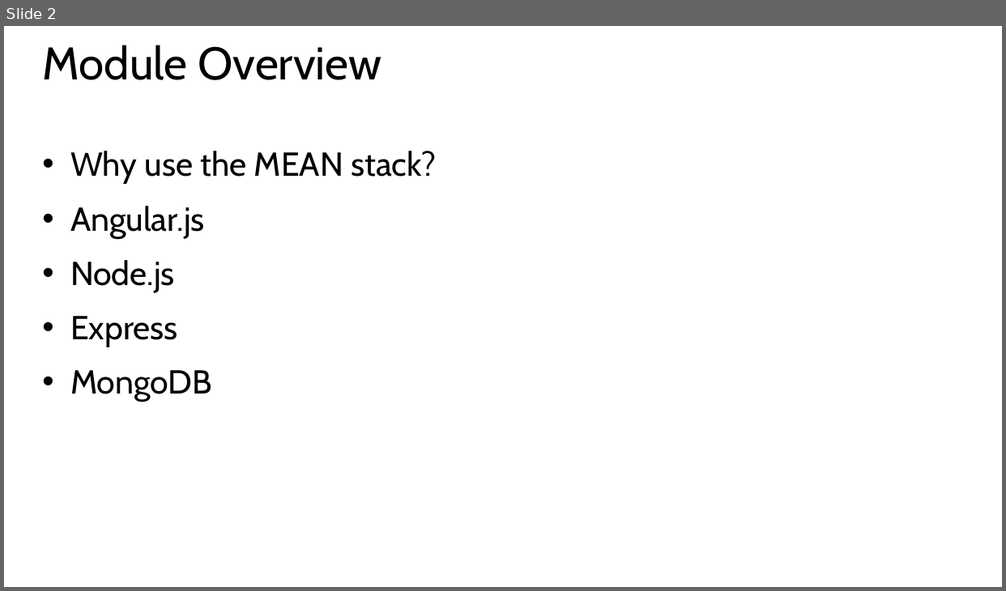
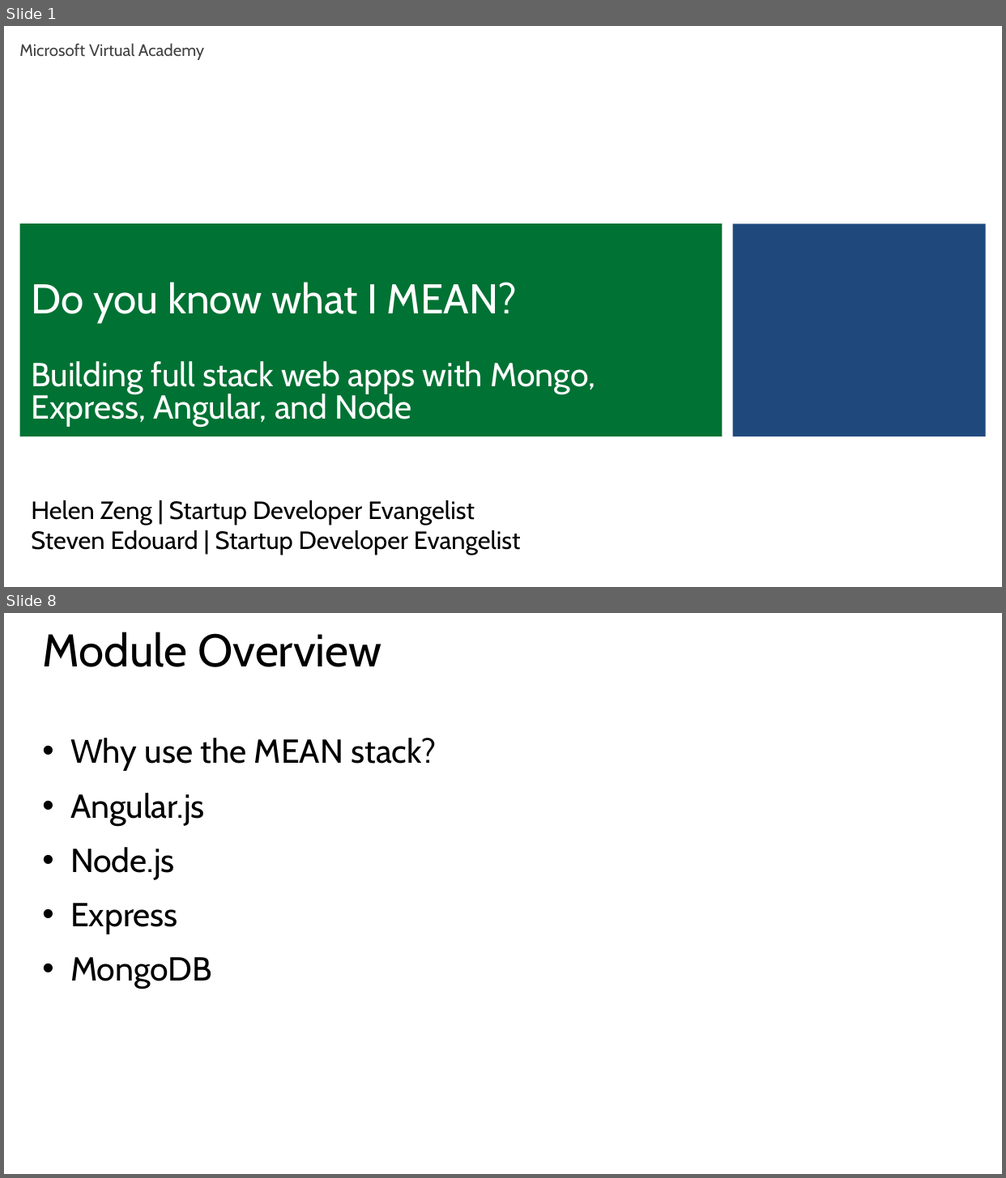
Before and after one commit to hwz/chirp, a slide deck: slides/module1.pptx. Shown one above the other, each under a label of ours: slide 2 before the commit, slides 1 and 8 after it; the slides between them are not shown. The pictures are 1006x591 and 1006x1178 pixels, drawn with LibreOffice and Linux fonts; fonts in the diff are those of the drawing; background and template pictures are left out. Boxes give left, top, right and bottom in pixels: in the first picture for what was removed or moved away, otherwise in the second. Text is boxed around its words. In the diff, an @@ line names an element or a change of style, - is before the commit and + after.

```diff
--- a/slides/module1.pptx
+++ b/slides/module1.pptx
@@ slide 1 added at bbox=[4, 26, 1002, 587], background #FFFFFF @@
@@ text added at bbox=[19, 43, 204, 60], 16 pt, text #404040 @@
+Microsoft Virtual Academy
@@ title added at bbox=[19, 224, 722, 437], fill #007233, 32 pt, text #FFFFFF @@
+Do you know what I MEAN?
+Building full stack web apps with Mongo, Express, Angular, and Node
@@ rectangle added at bbox=[733, 224, 987, 437], fill #1F497D @@
@@ subtitle added at bbox=[31, 501, 521, 554], 24 pt, text #000000 @@
+Helen Zeng | Startup Developer Evangelist
+Steven Edouard | Startup Developer Evangelist
@@ what was slide 2 is now slide 8 @@
```
Also in this commit, not shown: 1 slide changed, 12 other slides added, 5 other files.
